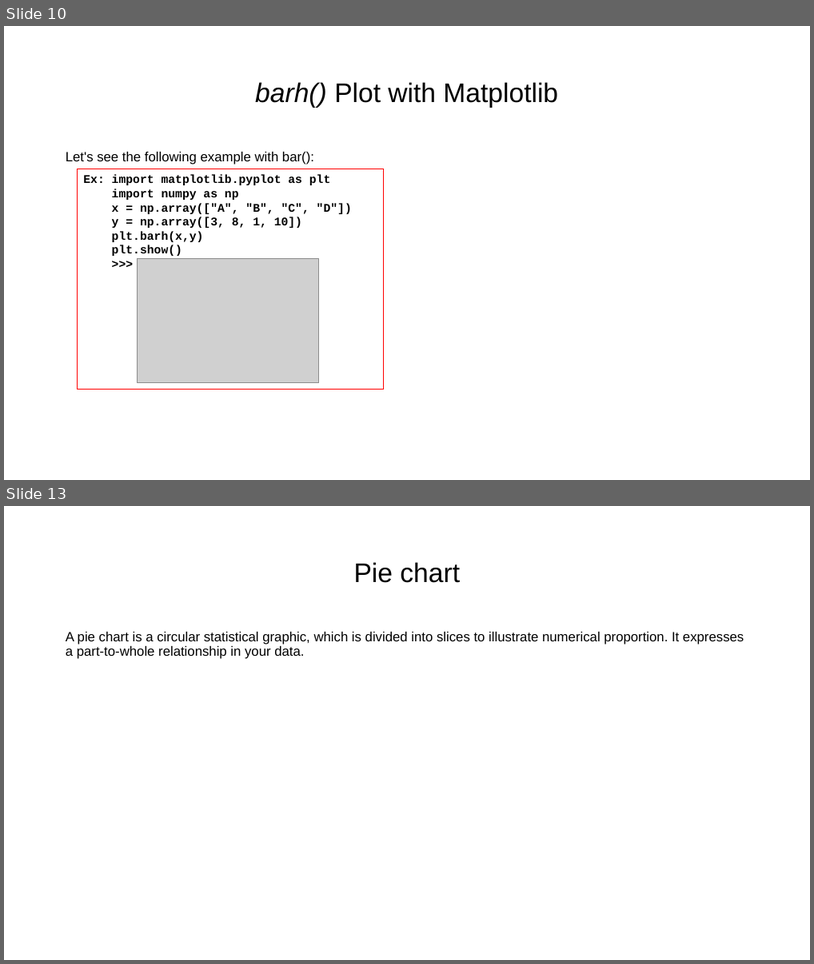
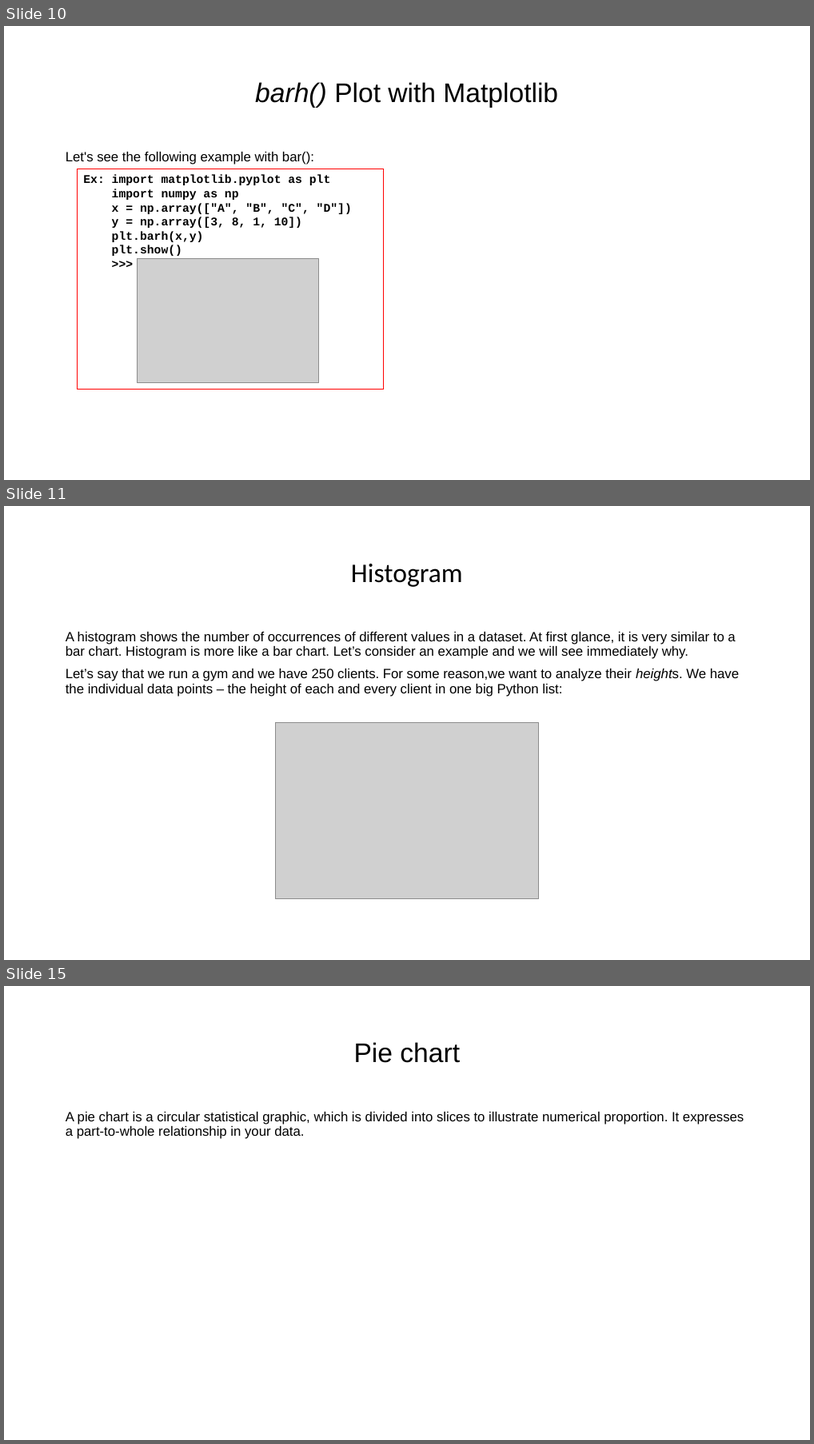
Before and after one commit to dia1128/AIandDataScienceWorkshopwithPython, a slide deck: Week2/2.3 Data Visualization.pptx. Shown one above the other, each under a label of ours: slides 10 and 13 before the commit, slides 10, 11 and 15 after it; the slides between them are not shown. The pictures are 814x964 and 814x1444 pixels, drawn with LibreOffice and Linux fonts; fonts in the diff are those of the drawing; grey boxes stand for pictures. Boxes give left, top, right and bottom in pixels: in the first picture for what was removed or moved away, otherwise in the second. Text is boxed around its words. In the diff, an @@ line names an element or a change of style, - is before the commit and + after.

```diff
--- a/Week2/2.3 Data Visualization.pptx
+++ b/Week2/2.3 Data Visualization.pptx
@@ slide 11 added at [4,506,810,960], background #FFFFFF @@
@@ title added at [351,564,463,587], 32 pt, text #000000 @@
+Histogram
@@ text added at [66,632,739,696], 16 pt, text #000000 @@
+A histogram shows the number of occurrences of different values in a dataset. At first glance, it is very similar to a bar chart. Histogram is more like a bar chart. Let’s consider an example and we will see immediately why.
+Let’s say that we run a gym and we have 250 clients. For some reason,we want to analyze their heights. We have the individual data points – the height of each and every client in one big Python list:
@@ picture added at [275,723,538,899] @@
@@ what was slide 13 is now slide 15 @@
```
Also in this commit, not shown: 3 slides changed, 1 other slide added.
